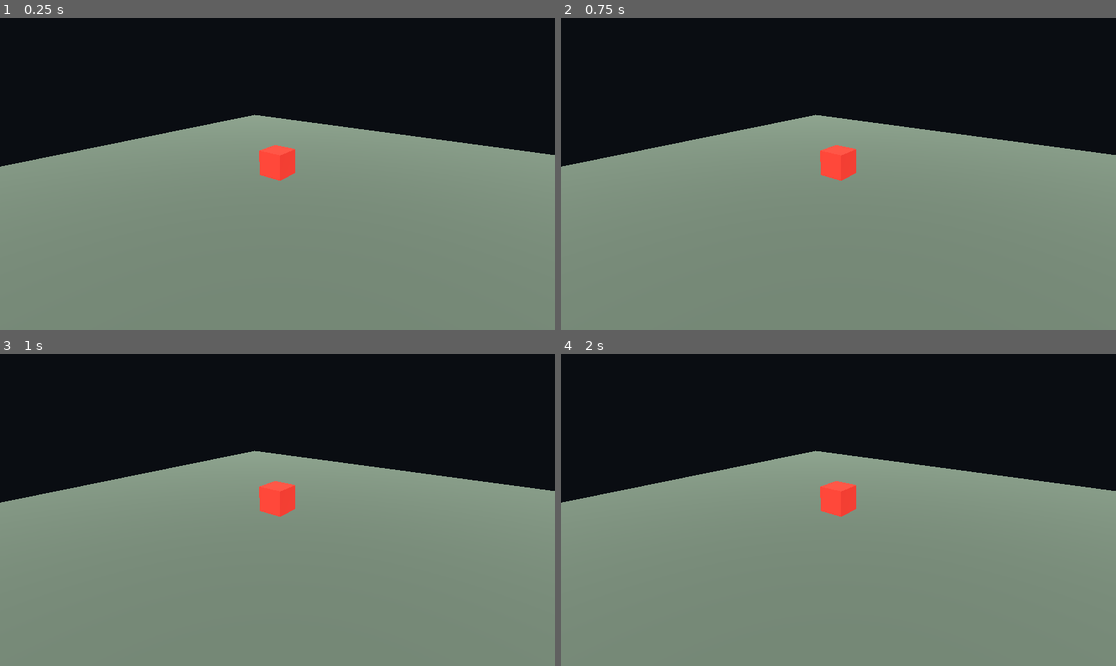
Above: before the commit, frames 1-4 (two rows, left to right).
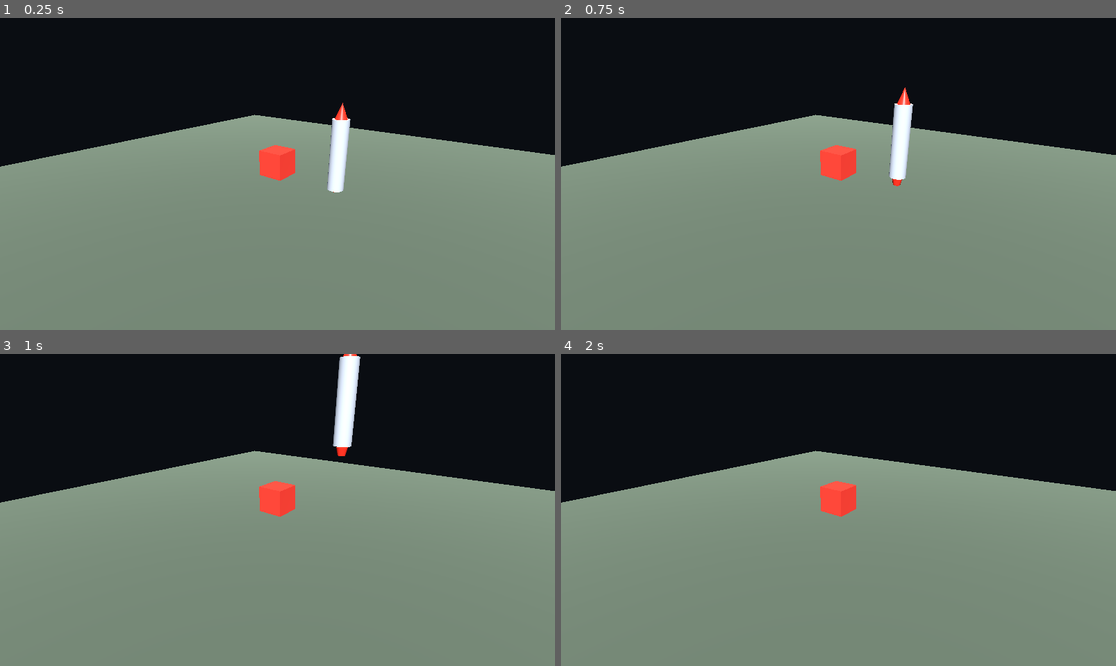
Above: after the commit, the same moments.

Repository: DylanRolfe/ProjectStellar
Game: Godot game, scene res://scenes/Main.tscn
Two runs of this game, one before a commit and one after it. Both use one fixed random seed, a clock stepped at 60 frames per second and the inputs below.
Inputs:
- Up to frame 1 (0.25 s): no input
- Up to frame 2 (0.75 s): tap Enter at 0.5 s; hold Space from 0.53 s (still down)
- Up to frame 3 (1 s): keep holding Space
- Up to frame 4 (2 s): release Space at 1.28 s; tap Space at 1.35, 1.52, 1.82 s

The runs differ from the first frame. In frame 1, 0.8% of the frame differs, in the area x 58-64%, y 27-56%; in frame 2, 0.9%; in frame 3, 1.1%, in the area x 59-65%, y 0-33%; in frame 4, nothing differs.

Commit message:
physics, scene
Added basic rocket scene and basic rocket launch w/ outputs in terminal

Diff:
--- a/scenes/Main.tscn
+++ b/scenes/Main.tscn
@@ -1,6 +1,7 @@
-[gd_scene load_steps=7 format=3]
+[gd_scene load_steps=8 format=3]
 
 [ext_resource type="Script" path="res://scripts/main.gd" id="1_main"]
+[ext_resource type="PackedScene" path="res://scenes/Rocket.tscn" id="2_rocket"]
 
 [sub_resource type="BoxMesh" id="BoxMesh_ground"]
 size = Vector3(20, 0.1, 20)
@@ -43,5 +44,8 @@
 mesh = SubResource("BoxMesh_marker")
 surface_material_override/0 = SubResource("StandardMaterial3D_marker")
 
+[node name="Rocket" parent="." instance=ExtResource("2_rocket")]
+transform = Transform3D(1, 0, 0, 0, 1, 0, 0, 0, 1, 2.5, 0, 0)
+
 [node name="WorldEnvironment" type="WorldEnvironment" parent="."]
 environment = SubResource("Environment_world")
--- /dev/null
+++ b/scenes/Rocket.tscn
@@ -0,0 +1,63 @@
+[gd_scene load_steps=8 format=3]
+
+[ext_resource type="Script" path="res://scripts/rocket_controller.gd" id="1_controller"]
+
+[sub_resource type="CylinderMesh" id="CylinderMesh_body"]
+top_radius = 0.28
+bottom_radius = 0.28
+height = 2.4
+
+[sub_resource type="CylinderMesh" id="CylinderMesh_nose"]
+top_radius = 0.0
+bottom_radius = 0.28
+height = 0.7
+
+[sub_resource type="CylinderMesh" id="CylinderMesh_nozzle"]
+top_radius = 0.18
+bottom_radius = 0.12
+height = 0.25
+
+[sub_resource type="StandardMaterial3D" id="StandardMaterial3D_body"]
+albedo_color = Color(0.82, 0.86, 0.92, 1)
+metallic = 0.2
+roughness = 0.35
+
+[sub_resource type="StandardMaterial3D" id="StandardMaterial3D_nose"]
+albedo_color = Color(0.95, 0.18, 0.12, 1)
+roughness = 0.4
+
+[sub_resource type="CapsuleShape3D" id="CapsuleShape3D_collision"]
+radius = 0.3
+height = 3.1
+
+[node name="Rocket" type="RigidBody3D"]
+gravity_scale = 0.0
+freeze = true
+can_sleep = false
+angular_damp = 1.0
+script = ExtResource("1_controller")
+
+[node name="BodyMesh" type="MeshInstance3D" parent="."]
+transform = Transform3D(1, 0, 0, 0, 1, 0, 0, 0, 1, 0, 1.25, 0)
+mesh = SubResource("CylinderMesh_body")
+surface_material_override/0 = SubResource("StandardMaterial3D_body")
+
+[node name="NoseMesh" type="MeshInstance3D" parent="."]
+transform = Transform3D(1, 0, 0, 0, 1, 0, 0, 0, 1, 0, 2.6, 0)
+mesh = SubResource("CylinderMesh_nose")
+surface_material_override/0 = SubResource("StandardMaterial3D_nose")
+
+[node name="NozzleMesh" type="MeshInstance3D" parent="."]
+transform = Transform3D(1, 0, 0, 0, 1, 0, 0, 0, 1, 0, -0.125, 0)
+mesh = SubResource("CylinderMesh_nozzle")
+surface_material_override/0 = SubResource("StandardMaterial3D_nose")
+
+[node name="Collision" type="CollisionShape3D" parent="."]
+transform = Transform3D(1, 0, 0, 0, 1, 0, 0, 0, 1, 0, 1.4, 0)
+shape = SubResource("CapsuleShape3D_collision")
+
+[node name="FinHolder" type="Node3D" parent="."]
+
+[node name="EngineParticles" type="GPUParticles3D" parent="."]
+transform = Transform3D(1, 0, 0, 0, 1, 0, 0, 0, 1, 0, -0.25, 0)
+emitting = false
--- a/scripts/aero_physics.gd
+++ b/scripts/aero_physics.gd
@@ -1,2 +1,16 @@
 class_name AeroPhysics
 extends RefCounted
+
+const G0: float = 9.81
+const EARTH_RADIUS: float = 6_371_000.0
+
+static func gravity_at(altitude: float) -> float:
+	var clamped_altitude := maxf(altitude, 0.0)
+	var ratio := EARTH_RADIUS / (EARTH_RADIUS + clamped_altitude)
+	return G0 * ratio * ratio
+
+static func frontal_area(radius: float) -> float:
+	return PI * radius * radius
+
+static func drag_force(speed: float, air_density: float, drag_coefficient: float, area: float) -> float:
+	return 0.5 * air_density * speed * speed * drag_coefficient * area
--- a/scripts/main.gd
+++ b/scripts/main.gd
@@ -1,6 +1,12 @@
 extends Node3D
+
+@onready var rocket: RocketController = $Rocket
 
 func _ready() -> void:
 	var camera := $Camera3D as Camera3D
 	camera.current = true
 	camera.look_at(Vector3.ZERO, Vector3.UP)
+
+func _process(_delta: float) -> void:
+	if Input.is_key_pressed(KEY_SPACE):
+		rocket.launch()
--- a/scripts/rocket_config.gd
+++ b/scripts/rocket_config.gd
@@ -1,2 +1,8 @@
 class_name RocketConfig
 extends Resource
+
+@export_range(1.0, 200.0, 1.0) var rocket_mass: float = 20.0
+@export_range(100.0, 5000.0, 10.0) var engine_thrust: float = 800.0
+@export_range(0.0, 100.0, 1.0) var fuel_amount: float = 40.0
+@export_range(0.05, 1.0, 0.01) var rocket_radius: float = 0.28
+@export_range(0.5, 10.0, 0.1) var rocket_height: float = 3.1
--- a/scripts/rocket_controller.gd
+++ b/scripts/rocket_controller.gd
@@ -1,2 +1,58 @@
 class_name RocketController
 extends RigidBody3D
+
+const FUEL_BURN_RATE: float = 8.0
+
+var config: RocketConfig = RocketConfig.new()
+var max_altitude: float = 0.0
+var max_speed: float = 0.0
+
+var _fuel: float = 0.0
+var _launched: bool = false
+var _last_print_time: float = 0.0
+
+func _ready() -> void:
+	setup(config)
+	set_physics_process(true)
+
+func setup(new_config: RocketConfig) -> void:
+	config = new_config
+	mass = config.rocket_mass
+	_fuel = config.fuel_amount
+	max_altitude = 0.0
+	max_speed = 0.0
+	_launched = false
+	_last_print_time = 0.0
+	linear_velocity = Vector3.ZERO
+	angular_velocity = Vector3.ZERO
+	freeze = true
+	sleeping = false
+
+func launch() -> void:
+	if _launched:
+		return
+	_launched = true
+	freeze = false
+	sleeping = false
+	print("Launch started: thrust %.1f N, mass %.1f kg, fuel %.1f" % [config.engine_thrust, mass, _fuel])
+
+func _physics_process(delta: float) -> void:
+	if not _launched:
+		return
+
+	var altitude := maxf(global_position.y, 0.0)
+	var gravity_force := Vector3.DOWN * mass * AeroPhysics.gravity_at(altitude)
+	apply_central_force(gravity_force)
+
+	if _fuel > 0.0:
+		var burn := minf(_fuel, FUEL_BURN_RATE * delta)
+		_fuel -= burn
+		apply_central_force(global_transform.basis.y.normalized() * config.engine_thrust)
+
+	max_altitude = maxf(max_altitude, altitude)
+	max_speed = maxf(max_speed, linear_velocity.length())
+
+	_last_print_time += delta
+	if _last_print_time >= 1.0:
+		_last_print_time = 0.0
+		print("Altitude %.1f m | Speed %.1f m/s | Fuel %.1f" % [altitude, linear_velocity.length(), _fuel])
